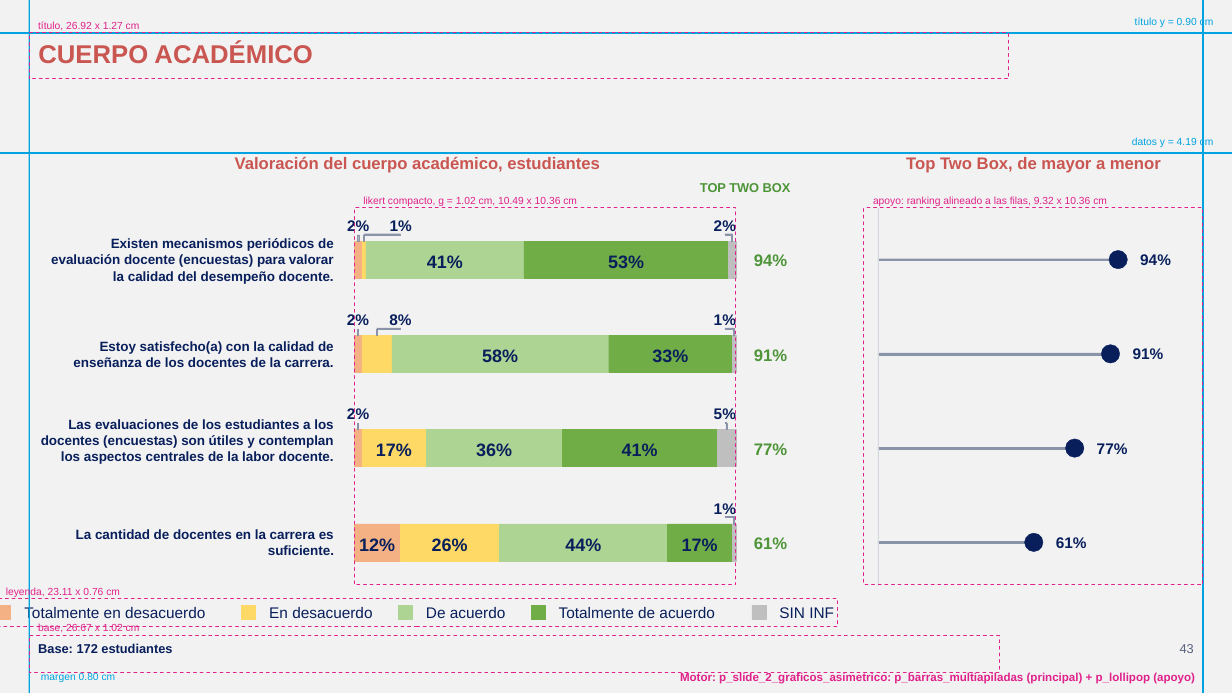
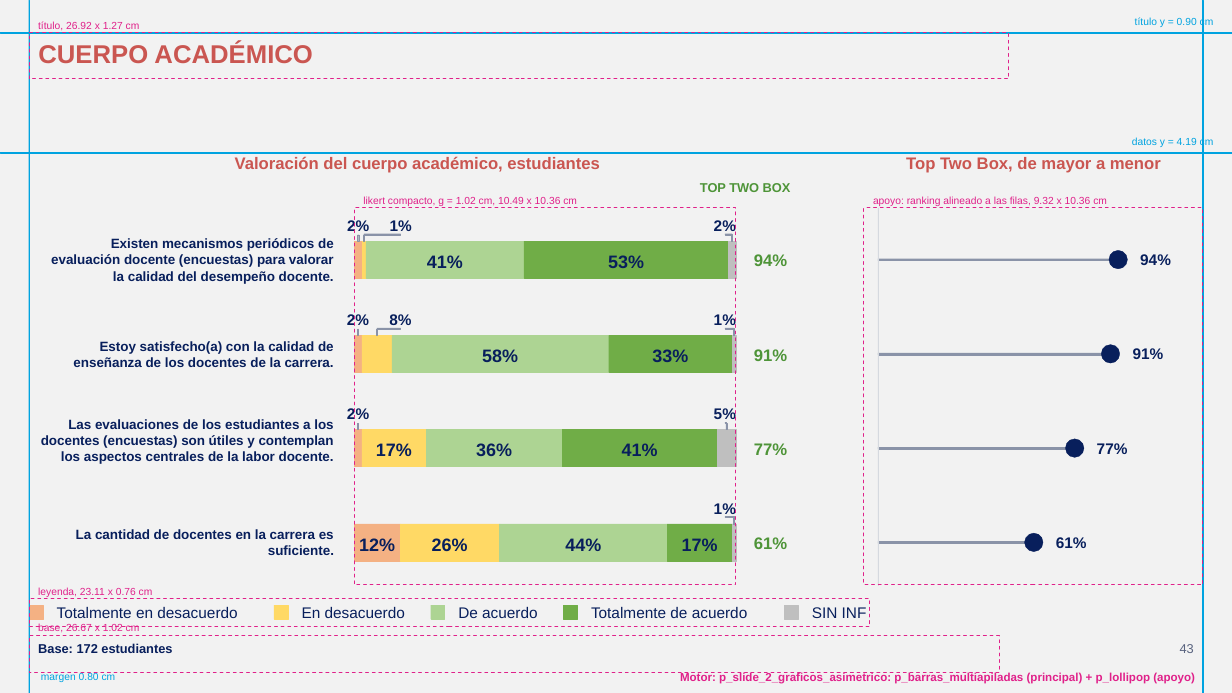
Before and after one commit to GonzaloAlmendariz/prosecnur-app, a slide deck: slide 43 of docs/qa/motor-ppt-2026-10-06/4-recetario/recetario-fiel-guias.pptx. Drawn at 1232x693 pixels with LibreOffice and Linux fonts; fonts in the diff are those of the drawing; background and template pictures are left out. Boxes give left, top, right and bottom in pixels: in the first picture for what was removed or moved away, otherwise in the second. Text is boxed around its words. In the diff, an @@ line names an element or a change of style, - is before the commit and + after.

```diff
--- a/docs/qa/motor-ppt-2026-10-06/4-recetario/recetario-fiel-guias.pptx
+++ b/docs/qa/motor-ppt-2026-10-06/4-recetario/recetario-fiel-guias.pptx
@@ 5 rectangles, 2 texts moved together from (x1=0, y1=587, x2=837, y2=627) to (x1=30, y1=587, x2=871, y2=627) @@
@@ 4 texts, 1 rectangle moved together from (x1=24, y1=605, x2=834, y2=622) to (x1=57, y1=605, x2=867, y2=619) @@
```
Also in this commit, not shown: 3 other slides changed, 5 other files.
